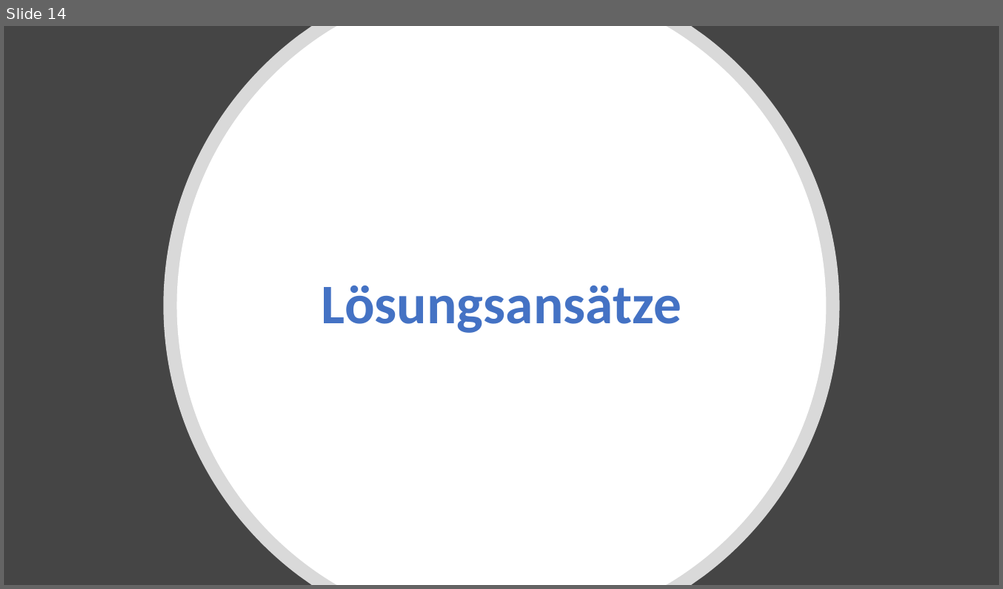
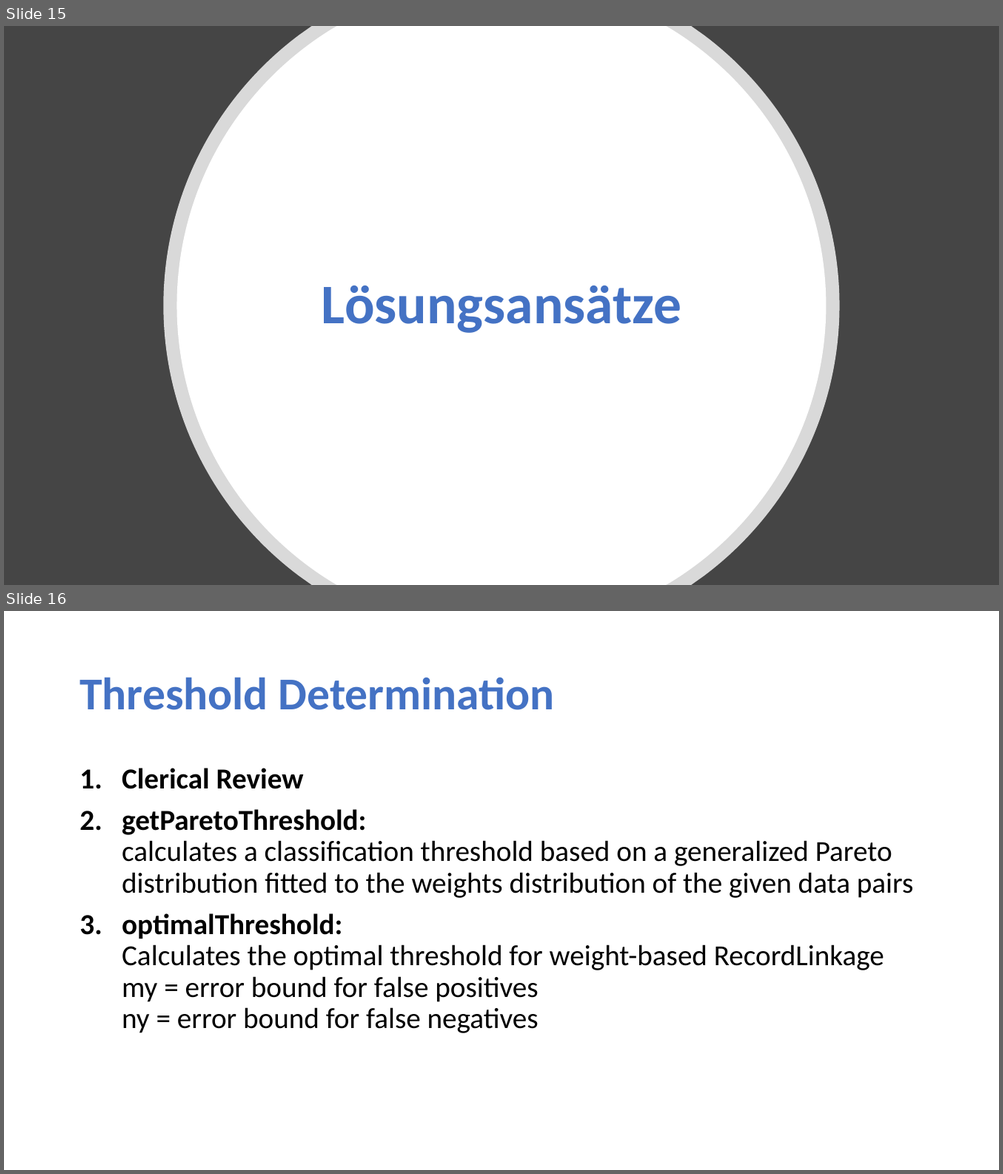
Before and after one commit to schmt5/record-linkage-getPairs, a slide deck: RLgetPairs.pptx. Shown one above the other, each under a label of ours: slide 14 before the commit, slides 15 and 16 after it. The pictures are 1003x589 and 1003x1174 pixels, drawn with LibreOffice and Linux fonts; fonts in the diff are those of the drawing. Boxes give left, top, right and bottom in pixels: in the first picture for what was removed or moved away, otherwise in the second. Text is boxed around its words. In the diff, an @@ line names an element or a change of style, - is before the commit and + after.

```diff
--- a/RLgetPairs.pptx
+++ b/RLgetPairs.pptx
@@ slide 16 added at bbox=[4, 611, 999, 1170], background #FFFFFF @@
@@ title added at bbox=[79, 677, 555, 710], 44 pt, text #4472C4, bold @@
+Threshold Determination
@@ text added at bbox=[122, 768, 913, 1034], 28 pt, text #000000 @@
+1. Clerical Review
+2. getParetoThreshold:
+   calculates a classification threshold based on a generalized Pareto distribution fitted to the weights distribution of the given data pairs
+3. optimalThreshold:
+   Calculates the optimal threshold for weight-based RecordLinkage
+   my = error bound for false positives
+   ny = error bound for false negatives
@@ what was slide 14 is now slide 15 @@
```
Also in this commit, not shown: 4 slides changed, 2 other slides added, 1 slide removed, 1 other file.
